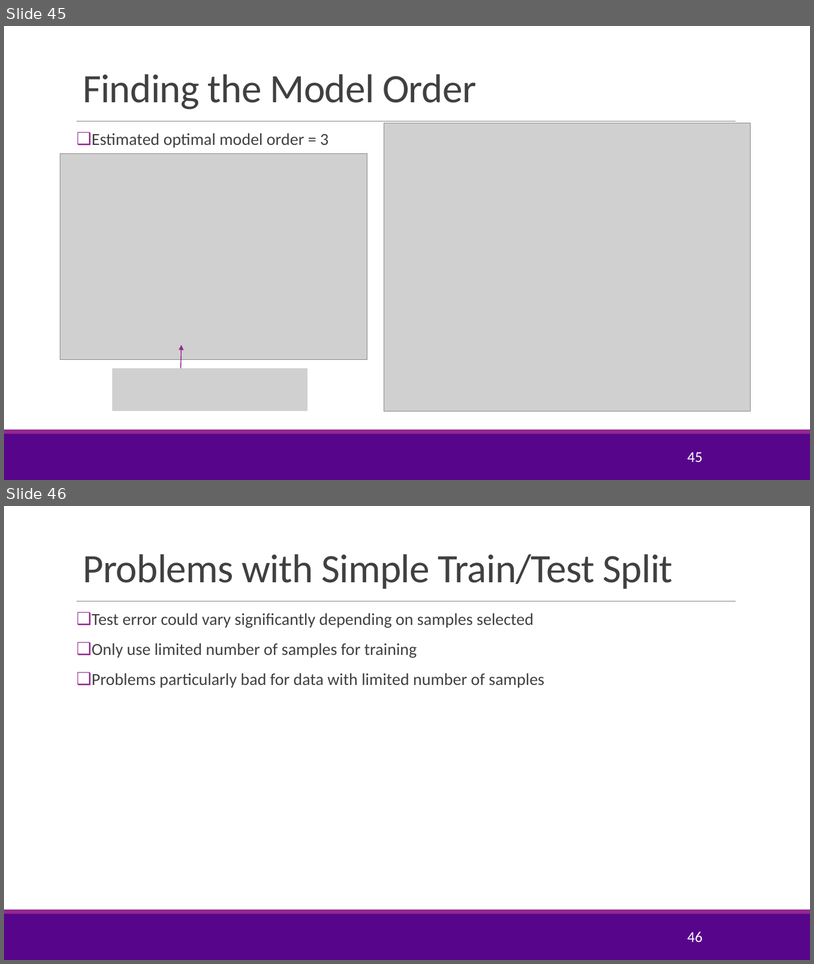
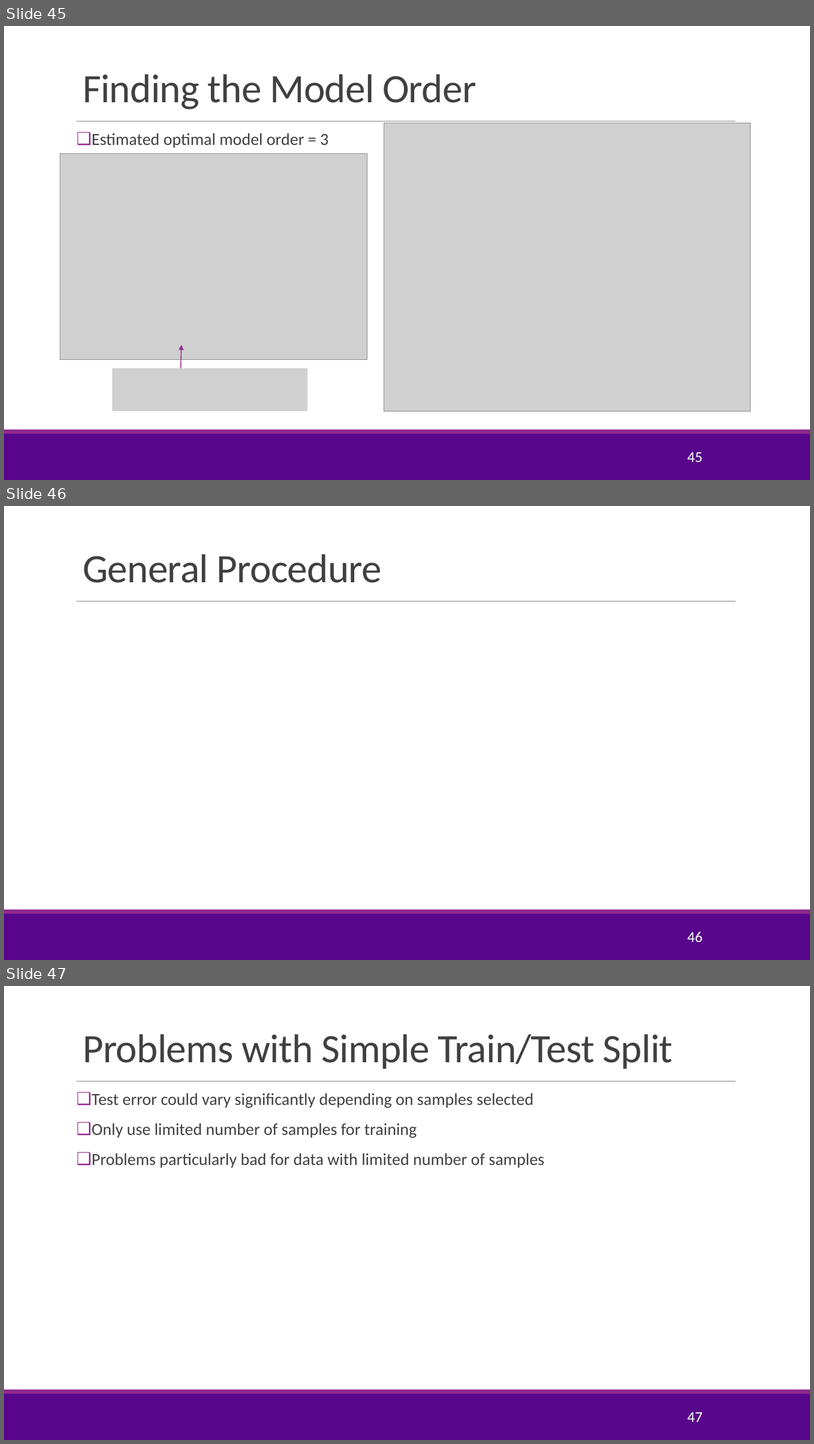
Before and after one commit to joshzzl/introml, a slide deck: lectures/Lect04_ModelSelection.pptx. Shown one above the other, each under a label of ours: slides 45 and 46 before the commit, slides 45, 46 and 47 after it. The pictures are 814x964 and 814x1444 pixels, drawn with LibreOffice and Linux fonts; fonts in the diff are those of the drawing; grey boxes stand for pictures; background and template pictures are left out. Boxes give left, top, right and bottom in pixels: in the first picture for what was removed or moved away, otherwise in the second. Text is boxed around its words. In the diff, an @@ line names an element or a change of style, - is before the commit and + after.

```diff
--- a/lectures/Lect04_ModelSelection.pptx
+++ b/lectures/Lect04_ModelSelection.pptx
@@ slide 46 added at (4, 506, 810, 960), background #FFFFFF; not listed: 3 template elements that a slide beside it also shows @@
@@ title added at (83, 554, 382, 583), 48 pt, text #404040 @@
+General Procedure
@@ page number added at (687, 931, 703, 942), 18 pt, text #FFFFFF @@
+46
@@ what was slide 46 is now slide 47 @@
@@ page number at (687, 1411, 703, 1422): text changed @@
-46
+47
```
Also in this commit, not shown: 2 other slides added, 16 other files.
